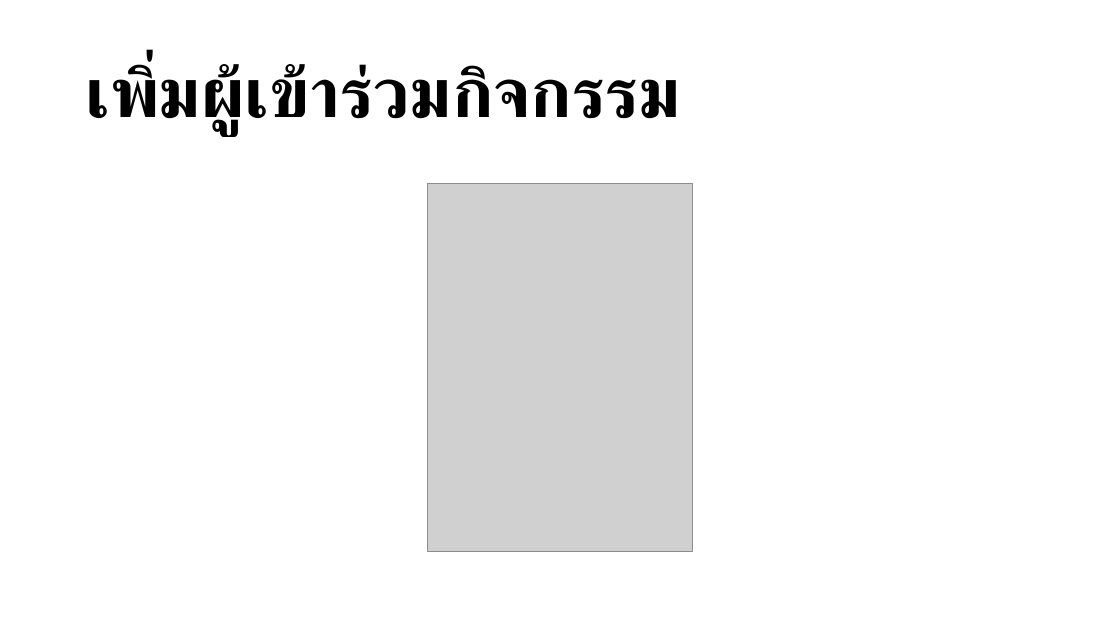
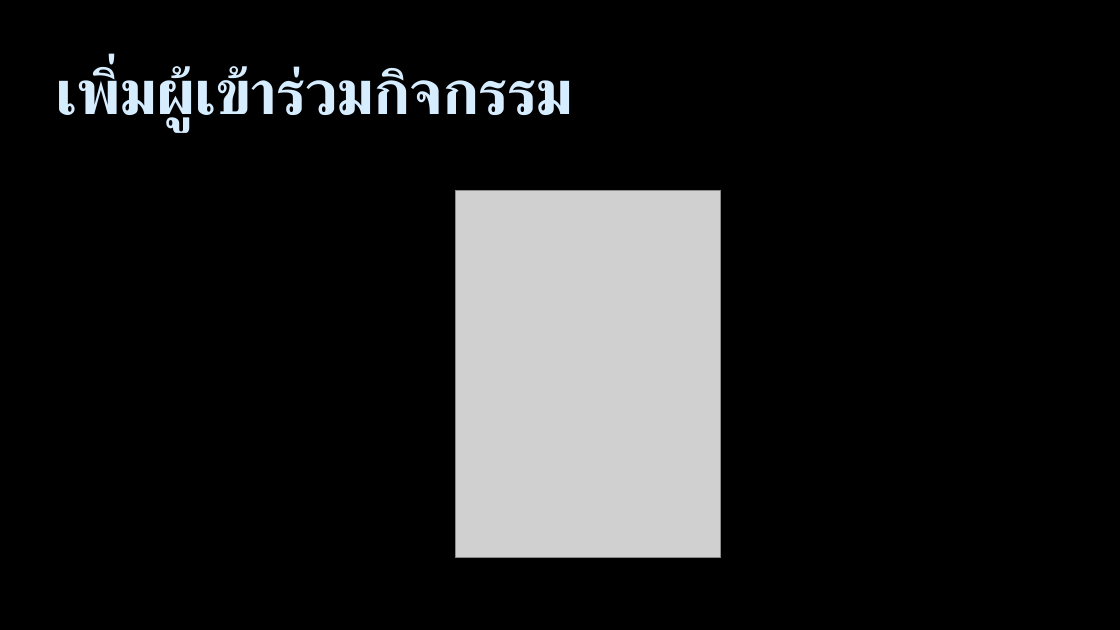
Before and after one commit to bratchasak/gcalendar, a slide deck: slide 14 of Google Calendar.pptx (slide 13 before the commit). Drawn at 1120x630 pixels with LibreOffice and Linux fonts; fonts in the diff are those of the drawing; grey boxes stand for pictures. Boxes give left, top, right and bottom in pixels: in the first picture for what was removed or moved away, otherwise in the second. Text is boxed around its words. In the diff, an @@ line names an element or a change of style, - is before the commit and + after.

```diff
--- a/Google Calendar.pptx
+++ b/Google Calendar.pptx
@@ background #FFFFFF to #000000 @@
@@ title "เพิ่มผู้เข้าร่วมกิจกรรม": place and size @@
-title "เพิ่มผู้เข้าร่วมกิจกรรม" at bbox=[85, 64, 681, 136]
+title "เพิ่มผู้เข้าร่วมกิจกรรม" at bbox=[56, 64, 575, 131]
@@ title "เพิ่มผู้เข้าร่วมกิจกรรม" at bbox=[56, 64, 575, 131]: size 60 to 54 pt, text colour #000000 to #D6ECFF, letter spacing 0 to -1 pt; line spacing 0.9 to 1; vertical alignment middle to top @@
@@ rectangle added at bbox=[27, 62, 28, 96], fill #000000 @@
@@ rectangle added at bbox=[30, 62, 31, 96], fill #000000 @@
@@ rectangle added at bbox=[33, 62, 36, 96], fill #000000 @@
@@ picture: place and size @@
-picture at bbox=[428, 184, 692, 551]
+picture at bbox=[456, 190, 721, 557]
```
Also in this commit, not shown: 21 other slides changed, 2 slides added, 1 slide removed, 1 other file.
